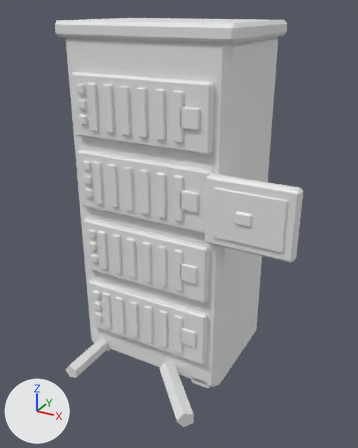
A saved change to the glTF model assets/models/lab_terminal.glb.
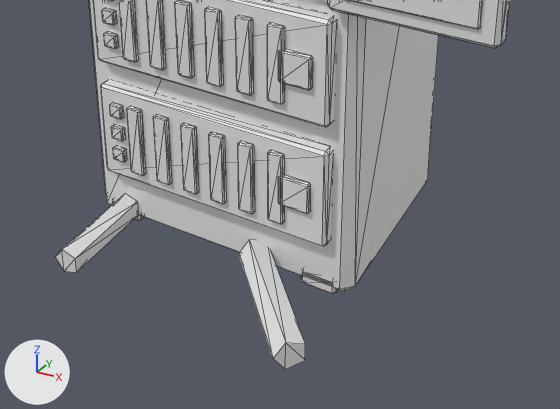
Each version appears first whole from a 50 mm camera at (1.37, -2.43, 2.07) aimed at (0.14, -0.2, 0.95), and next in a close-up on the part from 10% to 91% of the width and 53% to 100% of the height. Every picture has the same lights, and +X, +Y and +Z are marked at lower left. The older version's two pictures come first. The close-ups show mesh edges as thin lines. Vertices at exactly the same position are counted once.

Objects in the first close-up: 'lab_terminal'.
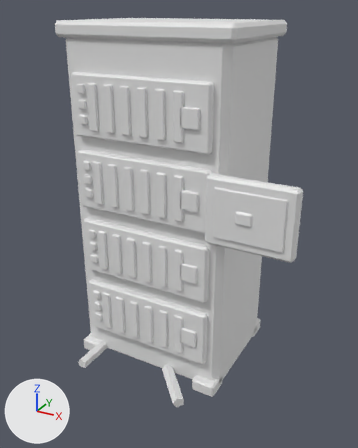
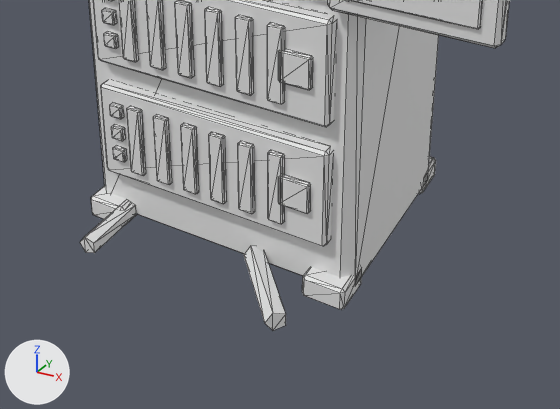
Where the change shows, as pixel boxes (x1, y1, x2, y2) in the close-ups (560 x 409 px; the box of a moved part takes in the faces that stretch with it):
'lab_terminal', reshaped
    before: (56, 0, 510, 369)
    after: (80, 0, 510, 331)
part 1 of me_lab_terminal, moved or reshaped (mostly hidden before)
    before: (113, 201, 144, 221)
    after: (91, 186, 137, 226)
part 2 of me_lab_terminal, moved or reshaped
    before: (301, 273, 338, 294)
    after: (302, 267, 362, 310)
part 3 of me_lab_terminal, moved or reshaped (not visible before)
    after: (419, 157, 436, 194)
part 4 of me_lab_terminal, moved or reshaped
    before: (56, 193, 139, 272)
    after: (80, 199, 136, 253)
part 5 of me_lab_terminal, moved or reshaped
    before: (239, 240, 305, 369)
    after: (244, 246, 286, 331)

Edits to the bpy script that builds the scene:
```text
Change me_lab_terminal:
    used by ob_lab_terminal; location = (0.0, 0.0, 0.0)
    remove me_lab_terminal.from_pydata(...)  # 1340 vertices, 2452 faces; spans x -0.5..0.85, y -0.69..0.36, z 0.0..2.0
    add me_lab_terminal.from_pydata(...)  # 1340 vertices, 2452 faces; spans x -0.5..0.85, y -0.58..0.39, z 0.0..2.0
    me_lab_terminal part 1: the loose piece of 24 vertices spanning x -0.42..-0.3, y -0.34..-0.22, z 0.0..0.06 is moved by (-0.04, -0.04, 0.01)
    me_lab_terminal part 2: the loose piece of 24 vertices spanning x 0.3..0.42, y -0.34..-0.22, z 0.0..0.06 is moved by (0.04, -0.04, 0.01)
    me_lab_terminal part 3: the loose piece of 24 vertices spanning x 0.3..0.42, y 0.22..0.34, z 0.0..0.06 is moved by (0.04, 0.04, 0.01)
    me_lab_terminal part 4: the loose piece of 10 vertices spanning x -0.38..-0.3, y -0.66..-0.34, z 0.02..0.1 is scaled about its middle by (0.711, 0.687, 0.711), then moved by (0.0, 0.05, -0.01)
    me_lab_terminal part 5: the loose piece of 10 vertices spanning x 0.1..0.47, y -0.69..-0.31, z 0.01..0.11 is scaled about its middle by (0.667, 0.687, 0.68), then moved by (-0.05, 0.05, -0.01)
    other edits to the shape of me_lab_terminal do not show in these pictures
```
